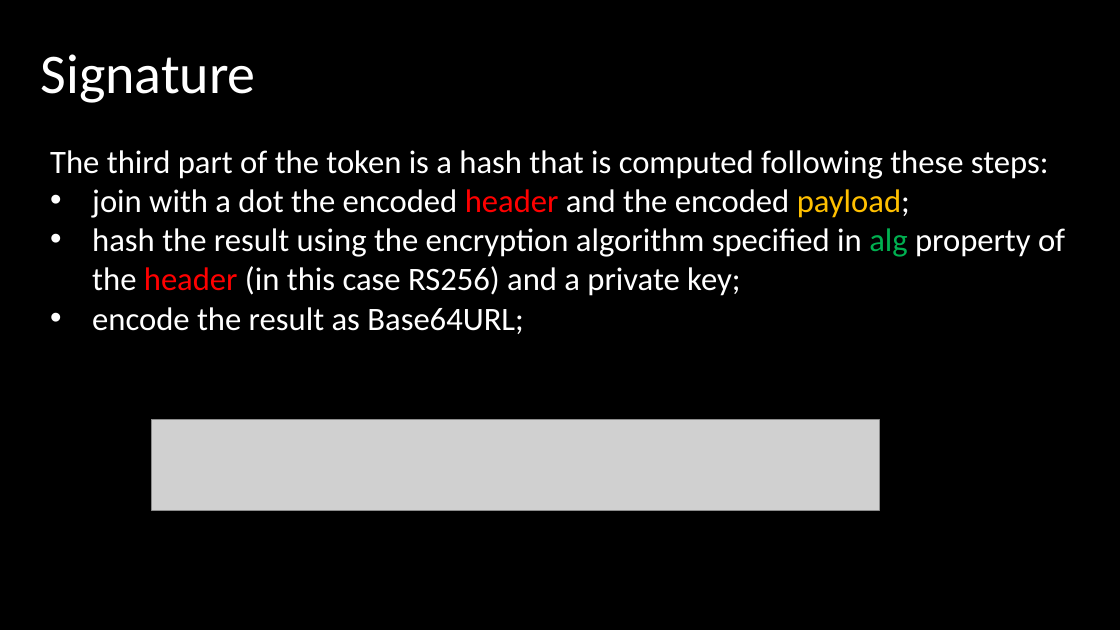
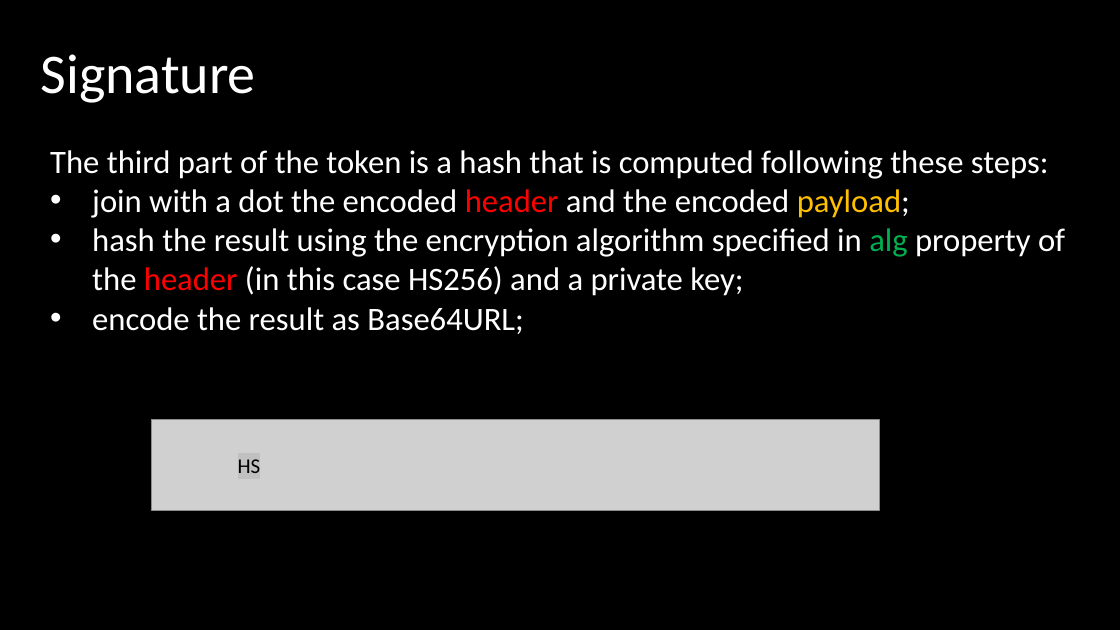
Before and after one commit to asafnaory/nestjs-course, a slide deck: slide 29 of presentations/lecture_jwt.pptx (slide 28 before the commit). Drawn at 1120x630 pixels with LibreOffice and Linux fonts; fonts in the diff are those of the drawing; grey boxes stand for pictures. Boxes give left, top, right and bottom in pixels: in the first picture for what was removed or moved away, otherwise in the second. Text is boxed around its words. In the diff, an @@ line names an element or a change of style, - is before the commit and + after.

```diff
--- a/presentations/lecture_jwt.pptx
+++ b/presentations/lecture_jwt.pptx
@@ text at (x1=92, y1=228, x2=1065, y2=296): text changed @@
-• hash the result using the encryption algorithm specified in alg property of the header (in this case RS256) and a private key;
+• hash the result using the encryption algorithm specified in alg property of the header (in this case HS256) and a private key;
@@ text added at (x1=238, y1=459, x2=261, y2=473), 18 pt, text #000000 @@
+HS
```
Also in this commit, not shown: 4 other slides changed, 1 slide added.
